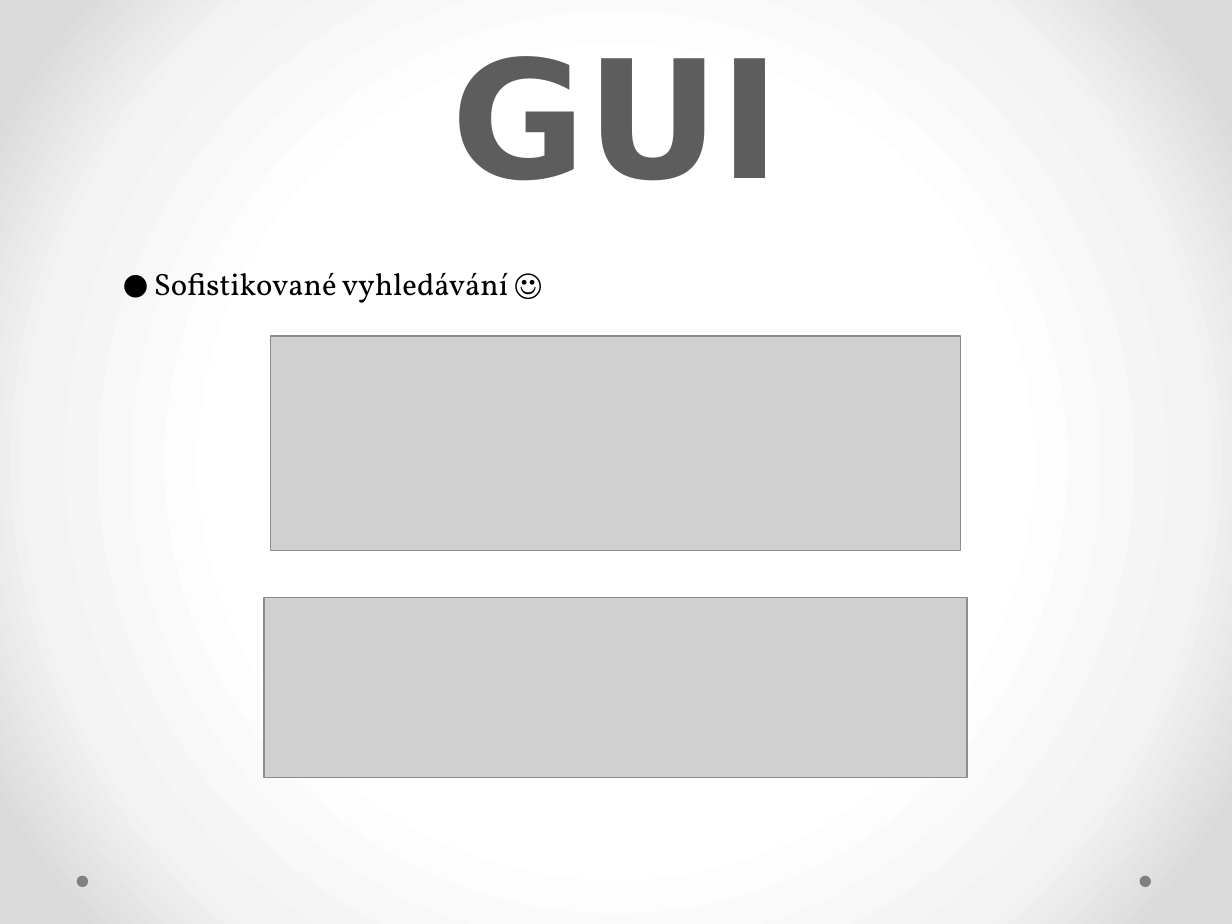
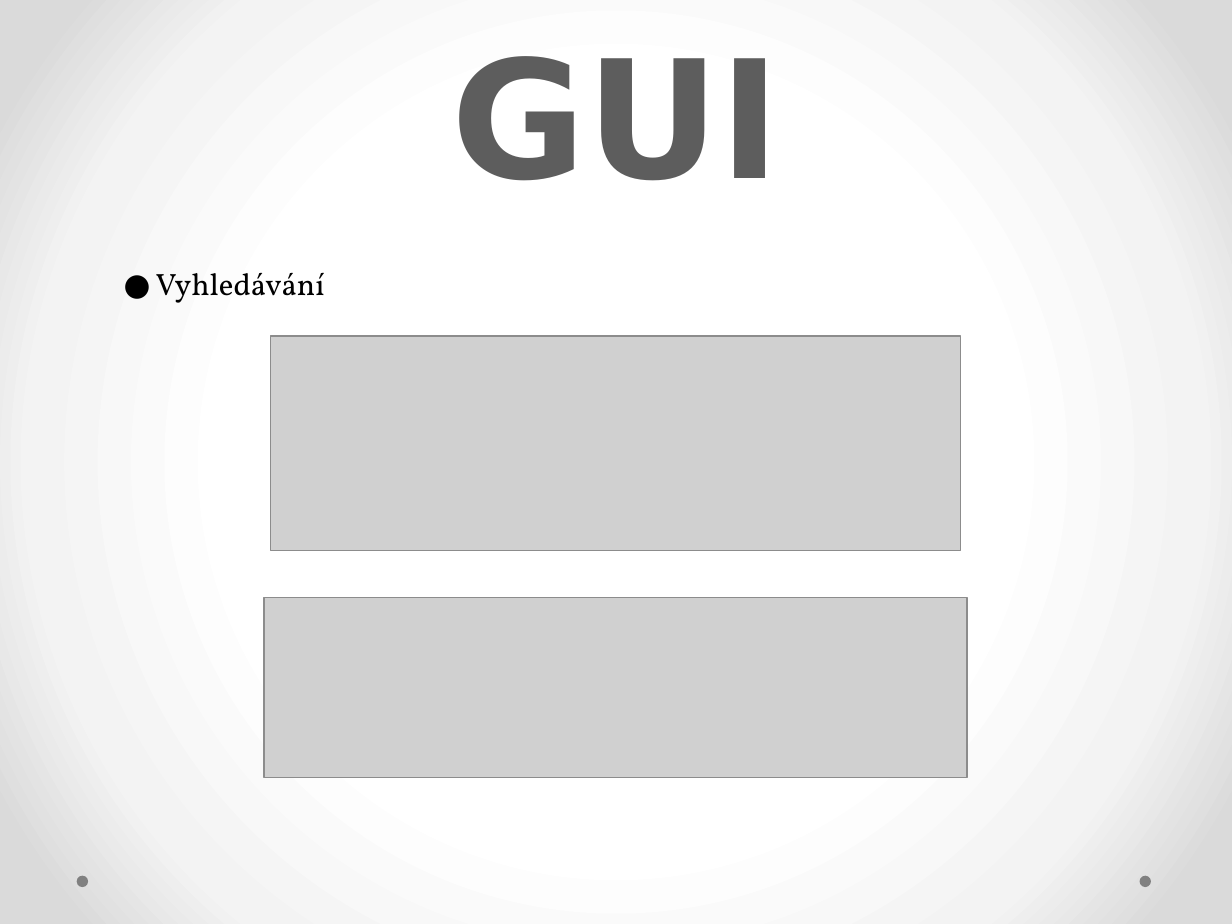
Before and after one commit to Amilez/rent-car-app, a slide deck: slide 19 of Prezentace/prezentace.pptx. Drawn at 1232x924 pixels with LibreOffice and Linux fonts; fonts in the diff are those of the drawing; grey boxes stand for pictures. Boxes give left, top, right and bottom in pixels: in the first picture for what was removed or moved away, otherwise in the second. Text is boxed around its words. In the diff, an @@ line names an element or a change of style, - is before the commit and + after.

Commit message:
+ opravene odrazky

```diff
--- a/Prezentace/prezentace.pptx
+++ b/Prezentace/prezentace.pptx
@@ text at bbox=[156, 273, 325, 303]: text changed @@
-● Sofistikované vyhledávání ☺
+● Vyhledávání
```
